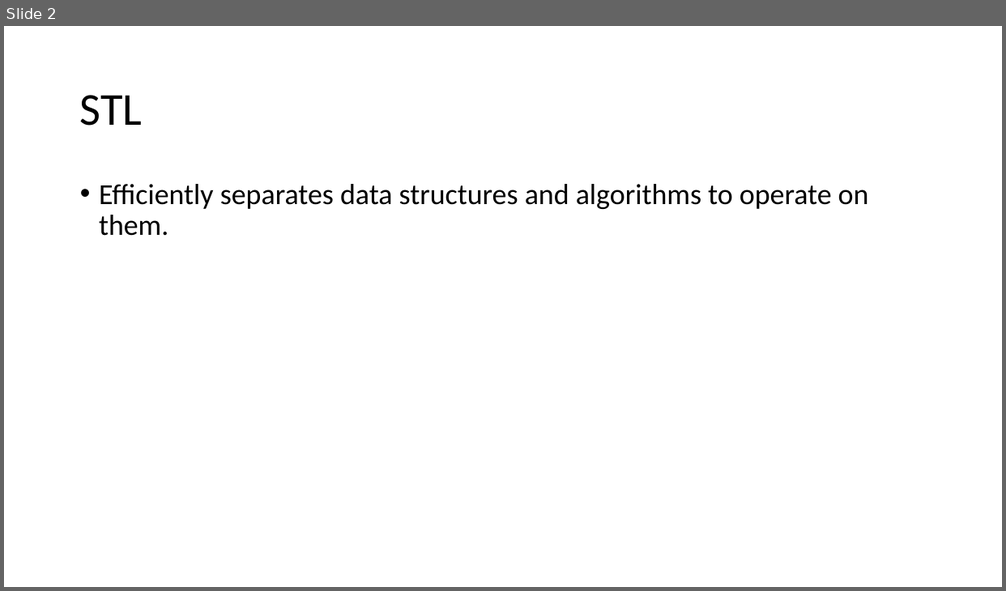
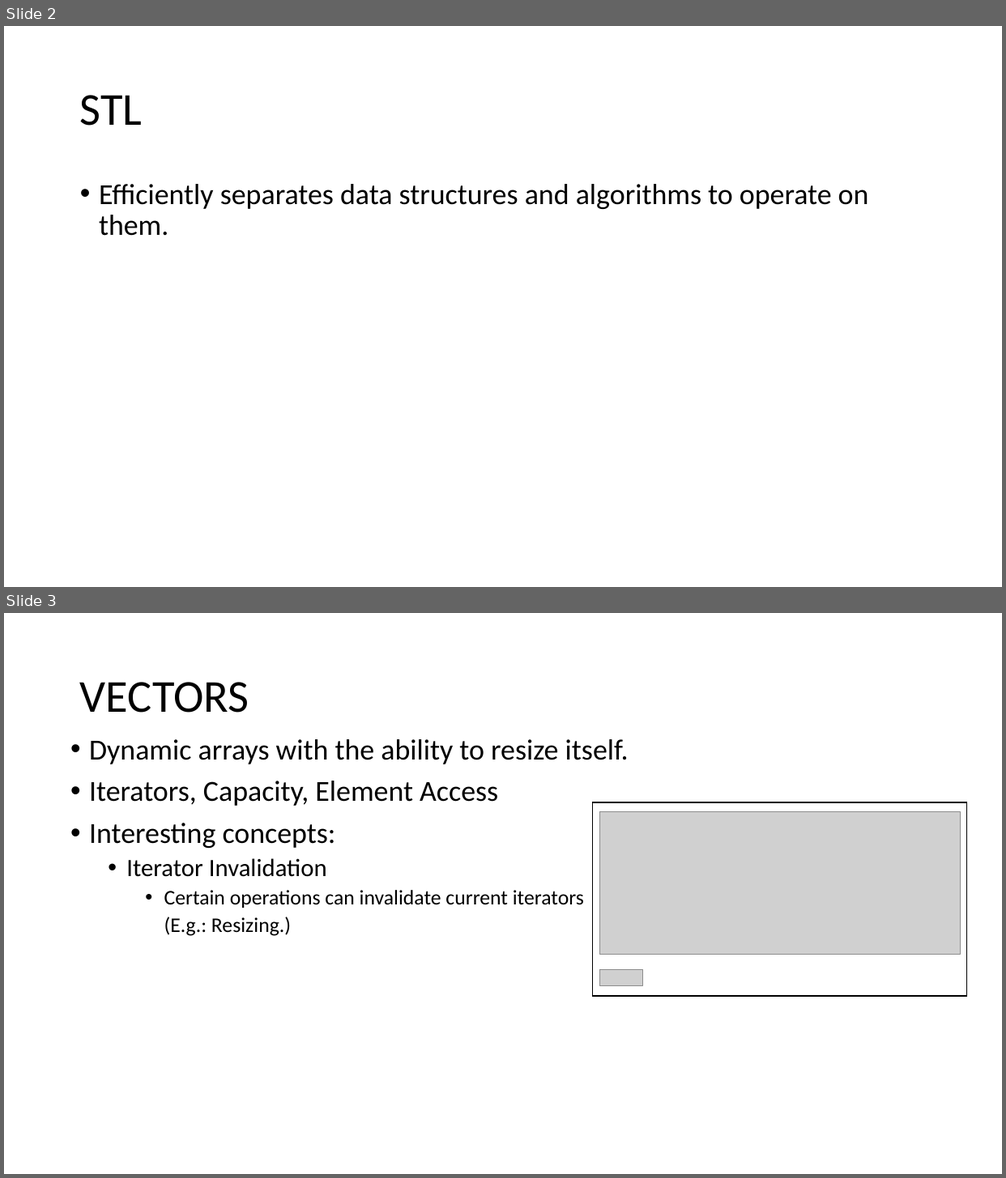
Before and after one commit to muksiddheswar/Tiny-CPP-Examples, a slide deck: CPP-Examples/STL/STL_Presentation.pptx. Shown one above the other, each under a label of ours: slide 2 before the commit, slides 2 and 3 after it. The pictures are 1006x591 and 1006x1178 pixels, drawn with LibreOffice and Linux fonts; fonts in the diff are those of the drawing; grey boxes stand for pictures. Boxes give left, top, right and bottom in pixels: in the first picture for what was removed or moved away, otherwise in the second. Text is boxed around its words. In the diff, an @@ line names an element or a change of style, - is before the commit and + after.

Commit message:
Completed vector presentation

```diff
--- a/CPP-Examples/STL/STL_Presentation.pptx
+++ b/CPP-Examples/STL/STL_Presentation.pptx
@@ slide 3 added at <box>4,613,1002,1174</box>, background #FFFFFF @@
@@ title added at <box>80,682,249,713</box>, 44 pt, text #000000 @@
+VECTORS
@@ text added at <box>89,739,629,936</box>, 28 pt, text #000000 @@
+• Dynamic arrays with the ability to resize itself.
+• Iterators, Capacity, Element Access
+• Interesting concepts:
+  • Iterator Invalidation
+    • Certain operations can invalidate current iterators
+    (E.g.: Resizing.)
@@ rectangle added at <box>592,803,967,996</box>, outline #000000 1 pt @@
@@ picture added at <box>600,812,960,954</box> @@
@@ picture added at <box>600,970,642,986</box> @@
```
Also in this commit, not shown: 1 slide changed, 2 other files.
